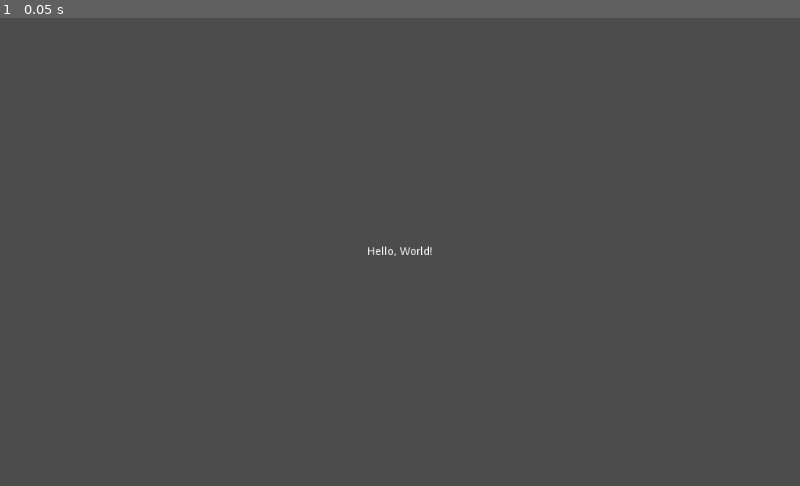
Above: before the commit, frame 1.
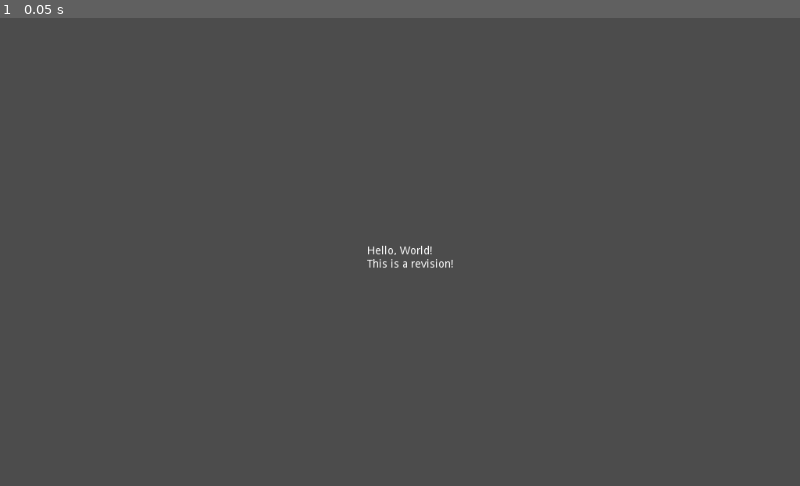
Above: after the commit, the same moment.

Repository: doctor-g/GodotExample
Game: Godot game, scene res://src/MainUI.tscn
Same seed, same stepped clock (60 frames per second), same inputs: the game is played once before the commit and once after it.
Inputs:
- Up to frame 1 (0.05 s): no input

The runs differ from the first frame. In frame 1, 0.1% of the frame differs, in the area x 45-57%, y 48-54%.

Commit message:
Update text

Diff:
--- a/project/src/MainUI.tscn
+++ b/project/src/MainUI.tscn
@@ -10,7 +10,8 @@
 anchor_right = 0.5
 anchor_bottom = 0.5
 margin_left = -42.0
-margin_top = -7.0
+margin_top = -8.0
 margin_right = 42.0
-margin_bottom = 7.0
-text = "Hello, World!"
+margin_bottom = 6.0
+text = "Hello, World!
+This is a revision!"
